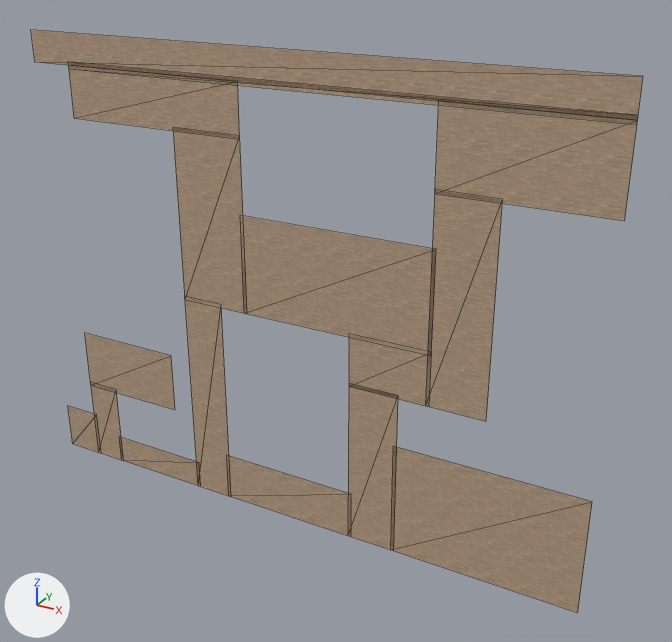
One commit to the OBJ model sim/assets/output_floors.obj: the scene before it, then after it.
Both versions are drawn from a camera (50 mm lens) standing at (0.532, -0.79, 0.417) and looking at (0.086, 0.021, 0.011). The axes (+X, +Y, +Z) are drawn at lower left. The lights are the same throughout. Mesh edges are drawn as thin lines. Where no turn or scale is listed for an object, it has been applied to the vertices.

Objects in the first picture: 'floor_0', 'floor_1', 'floor_10', 'floor_11', 'floor_12', 'floor_13', 'floor_14', 'floor_15', 'floor_2', 'floor_3', 'floor_4', 'floor_5', 'floor_6', 'floor_7', 'floor_8', 'floor_9'.
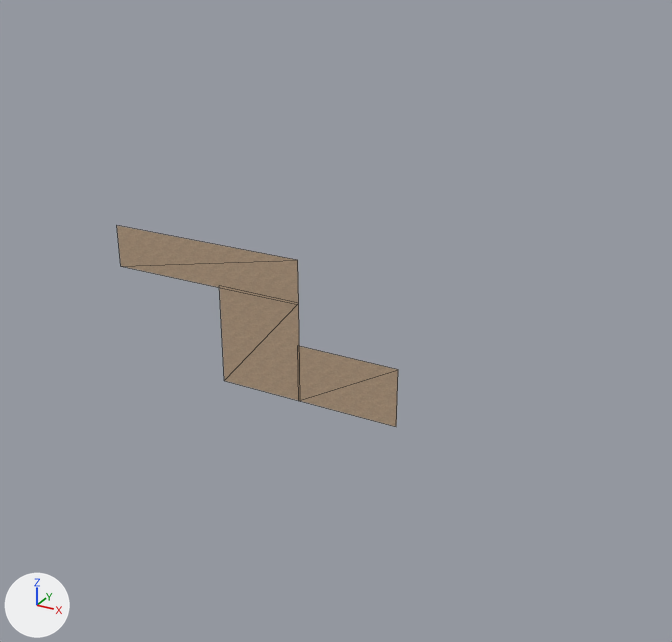
Location of each change, [x1, y1, x2, y2] in pixels of the pictures (672 x 642 px):
'floor_0', reshaped (70% narrower, 12% shorter)
    before: [31, 30, 643, 120]
    after: [117, 225, 299, 304]
'floor_15', deleted (brown)
    before: [391, 446, 592, 612]
'floor_5', deleted (brown)
    before: [240, 216, 436, 356]
'floor_3', deleted (brown)
    before: [435, 101, 637, 221]
'floor_2', reshaped (41% narrower, 9% taller)
    before: [69, 65, 240, 139]
    after: [298, 346, 398, 427]
'floor_7', deleted (brown)
    before: [426, 190, 502, 421]
'floor_4', deleted (brown)
    before: [173, 127, 247, 314]
'floor_1', reshaped (86% narrower, 81% taller)
    before: [68, 62, 638, 125]
    after: [219, 286, 300, 401]
'floor_14', deleted (brown)
    before: [348, 384, 398, 550]
'floor_12', deleted (brown)
    before: [185, 297, 231, 496]
'floor_13', deleted (brown)
    before: [227, 456, 351, 536]
'floor_8', deleted (brown)
    before: [85, 333, 175, 410]
'floor_6', deleted (brown)
    before: [349, 334, 431, 407]
'floor_11', deleted (brown)
    before: [119, 437, 201, 486]
'floor_10', deleted (brown)
    before: [91, 383, 121, 460]
'floor_9', deleted (brown)
    before: [68, 406, 101, 453]

Patch to the scene script:
```diff
--- a/sim/assets/output_floors.obj.py
+++ b/sim/assets/output_floors.obj.py
@@ me_floor_0 @@
 me_floor_0.from_pydata(...)  # 4 vertices, 2 faces; spans x -0.292..0.38, y 0.0, z 0.261..0.296
-me_floor_0.vertices[0].co = (-0.292, 0.0, 0.261)  # pixel (34, 61)
-me_floor_0.vertices[1].co = (0.38, 0.0, 0.261)  # pixel (637, 120)
-me_floor_0.vertices[2].co = (0.38, 0.0, 0.296)  # pixel (643, 76)
-me_floor_0.vertices[3].co = (-0.292, 0.0, 0.296)  # pixel (30, 29)
+# me_floor_0 part 1
+me_floor_0.vertices[0].co = (-0.194, 0.0, 0.031)  # pixel (120, 266)
+me_floor_0.vertices[1].co = (0.052, 0.0, 0.031)  # pixel (298, 304)
+me_floor_0.vertices[2].co = (0.052, 0.0, 0.082)  # pixel (297, 260)
+me_floor_0.vertices[3].co = (-0.194, 0.0, 0.082)  # pixel (116, 225)
 me_floor_0.materials.append(mat_floors_material)
@@ me_floor_1 @@
 me_floor_1.from_pydata(...)  # 4 vertices, 2 faces; spans x -0.241..0.38, y 0.0, z 0.257..0.265
-me_floor_1.vertices[0].co = (-0.241, 0.0, 0.257)  # pixel (68, 68)
-me_floor_1.vertices[1].co = (0.38, 0.0, 0.257)  # pixel (636, 124)
-me_floor_1.vertices[2].co = (0.38, 0.0, 0.265)  # pixel (638, 115)
-me_floor_1.vertices[3].co = (-0.241, 0.0, 0.265)  # pixel (68, 61)
+# me_floor_1 part 2
+me_floor_1.vertices[0].co = (-0.051, 0.0, -0.086)  # pixel (224, 380)
+me_floor_1.vertices[1].co = (0.052, 0.0, -0.086)  # pixel (300, 401)
+me_floor_1.vertices[2].co = (0.052, 0.0, 0.033)  # pixel (298, 303)
+me_floor_1.vertices[3].co = (-0.051, 0.0, 0.033)  # pixel (219, 285)
 me_floor_1.materials.append(mat_floors_material)
@@ me_floor_2 @@
 me_floor_2.from_pydata(...)  # 4 vertices, 2 faces; spans x -0.241..-0.015, y 0.0, z 0.202..0.261
-me_floor_2.vertices[0].co = (-0.241, 0.0, 0.202)  # pixel (74, 118)
-me_floor_2.vertices[1].co = (-0.015, 0.0, 0.202)  # pixel (239, 139)
-me_floor_2.vertices[2].co = (-0.015, 0.0, 0.261)  # pixel (237, 81)
-me_floor_2.vertices[3].co = (-0.241, 0.0, 0.261)  # pixel (68, 65)
+# me_floor_2 part 3
+me_floor_2.vertices[0].co = (0.051, 0.0, -0.086)  # pixel (298, 400)
+me_floor_2.vertices[1].co = (0.172, 0.0, -0.086)  # pixel (396, 426)
+me_floor_2.vertices[2].co = (0.172, 0.0, -0.017)  # pixel (398, 369)
+me_floor_2.vertices[3].co = (0.051, 0.0, -0.017)  # pixel (297, 345)
 me_floor_2.materials.append(mat_floors_material)
@@ ob_floor_10 @@
-ob_floor_10 = bpy.data.objects.new('floor_10', me_floor_10)
@@ ob_floor_11 @@
-ob_floor_11 = bpy.data.objects.new('floor_11', me_floor_11)
@@ ob_floor_12 @@
-ob_floor_12 = bpy.data.objects.new('floor_12', me_floor_12)
@@ ob_floor_13 @@
-ob_floor_13 = bpy.data.objects.new('floor_13', me_floor_13)
@@ ob_floor_14 @@
-ob_floor_14 = bpy.data.objects.new('floor_14', me_floor_14)
@@ ob_floor_15 @@
-ob_floor_15 = bpy.data.objects.new('floor_15', me_floor_15)
@@ ob_floor_3 @@
-ob_floor_3 = bpy.data.objects.new('floor_3', me_floor_3)
@@ ob_floor_4 @@
-ob_floor_4 = bpy.data.objects.new('floor_4', me_floor_4)
@@ ob_floor_5 @@
-ob_floor_5 = bpy.data.objects.new('floor_5', me_floor_5)
@@ ob_floor_6 @@
-ob_floor_6 = bpy.data.objects.new('floor_6', me_floor_6)
@@ ob_floor_7 @@
-ob_floor_7 = bpy.data.objects.new('floor_7', me_floor_7)
@@ ob_floor_8 @@
-ob_floor_8 = bpy.data.objects.new('floor_8', me_floor_8)
@@ ob_floor_9 @@
-ob_floor_9 = bpy.data.objects.new('floor_9', me_floor_9)
```
